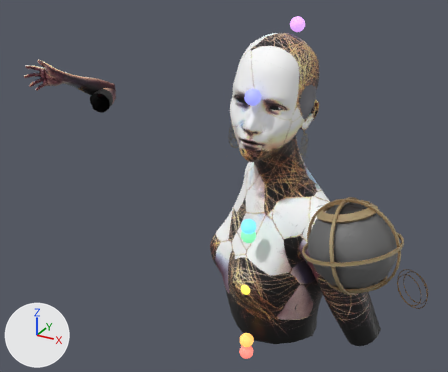
Before and after pictures for a commit that changed the glTF model src/assets/navigator/navigator.glb.
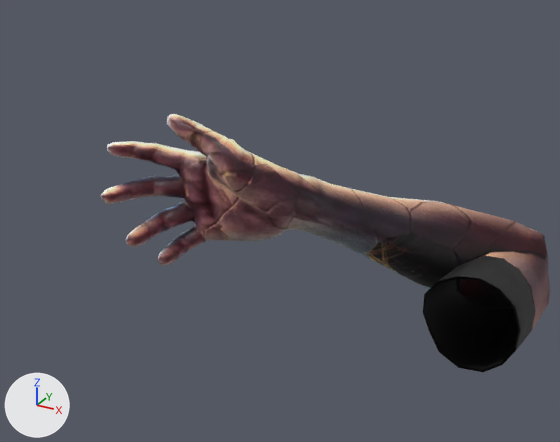
There are two pictures of each version: one whole from a camera (50 mm lens) standing at (0.609, -1.394, 0.804) and looking at (-0.47, 0.567, -0.177), one close up on the part from 1% to 26% of the width and 10% to 34% of the height. Every picture has the same lights, and +X, +Y and +Z are marked at lower left. The older version's two pictures come first. Where no turn or scale is listed for an object, it has been applied to the vertices. Vertices at exactly the same position are counted once.

The older version as bpy lines, for what is in view:
```python
me_main_low012_bras_ext_0 = bpy.data.meshes.new('Main Low012_Bras Ext_0')
me_main_low012_bras_ext_0.from_pydata(...)  # 849 vertices, 1682 faces; spans x -2.046..-1.666, y 0.829..1.324, z 0.064..0.373
me_main_low012_bras_ext_0.materials.append(mat_bras_ext)
me_main_low012_bras_int_0 = bpy.data.meshes.new('Main Low012_Bras Int_0')
me_main_low012_bras_int_0.from_pydata(...)  # 849 vertices, 1682 faces; spans x -2.044..-1.668, y 0.831..1.321, z 0.067..0.371
me_main_low012_bras_int_0.materials.append(mat_bras_int)
ob_object_263 = bpy.data.objects.new('Object_263', me_main_low012_bras_ext_0)
ob_object_263.location = (0.0821, 0.1687, -0.2942)
ob_object_264 = bpy.data.objects.new('Object_264', me_main_low012_bras_int_0)
ob_object_264.location = (0.0821, 0.1687, -0.2942)
```
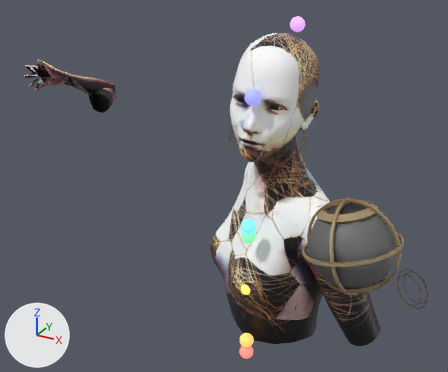
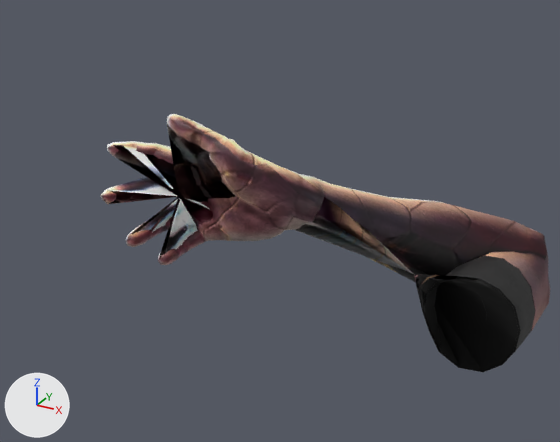
Location of each change, (x1, y1, x2, y2) in pixels of the close-ups (560 x 442 px):
```json
{"object": "Object_264", "change": "reshaped", "before": [425, 276, 521, 370], "after": [177, 180, 519, 370]}
{"part": 1, "of": "me_main_low012_bras_ext_0", "change": "added", "after": [104, 124, 521, 372]}
{"part": 2, "of": "me_main_low012_bras_int_0", "change": "built on", "after": [177, 180, 518, 351]}
```

Edits to the scene script, one JSON object a line:
```json
{"block": "me_main_low012_bras_ext_0", "where": "# used by ob_object_263; location = (0.0821, 0.1687, -0.2942)"}
{"op": "remove", "block": "me_main_low012_bras_ext_0", "code": "me_main_low012_bras_ext_0.from_pydata(...)  # 849 vertices, 1682 faces; spans x -2.046..-1.666, y 0.829..1.324, z 0.064..0.373"}
{"op": "add", "block": "me_main_low012_bras_ext_0", "code": "me_main_low012_bras_ext_0.from_pydata(...)  # 852 vertices, 2021 faces; spans x -2.046..-1.666, y 0.829..1.324, z 0.064..0.373"}
{"block": "me_main_low012_bras_ext_0", "change": "me_main_low012_bras_ext_0 part 1"}
{"block": "me_main_low012_bras_ext_0", "change": "3 vertices are added at (-1.808, 1.081, 0.168), (-1.971, 0.894, 0.282), (-1.973, 0.89, 0.281)"}
{"block": "me_main_low012_bras_ext_0", "change": "339 new faces join them"}
{"block": "me_main_low012_bras_int_0", "where": "# used by ob_object_264; location = (0.0821, 0.1687, -0.2942)"}
{"op": "remove", "block": "me_main_low012_bras_int_0", "code": "me_main_low012_bras_int_0.from_pydata(...)  # 849 vertices, 1682 faces; spans x -2.044..-1.668, y 0.831..1.321, z 0.067..0.371"}
{"op": "add", "block": "me_main_low012_bras_int_0", "code": "me_main_low012_bras_int_0.from_pydata(...)  # 852 vertices, 2021 faces; spans x -2.044..-1.668, y 0.831..1.321, z 0.067..0.371"}
{"block": "me_main_low012_bras_int_0", "change": "me_main_low012_bras_int_0 part 2"}
{"block": "me_main_low012_bras_int_0", "change": "10 faces are deleted"}
{"block": "me_main_low012_bras_int_0", "change": "3 vertices are added at (-1.808, 1.081, 0.169), (-1.972, 0.894, 0.282), (-1.973, 0.891, 0.281)"}
{"block": "me_main_low012_bras_int_0", "change": "349 new faces join them"}
```
